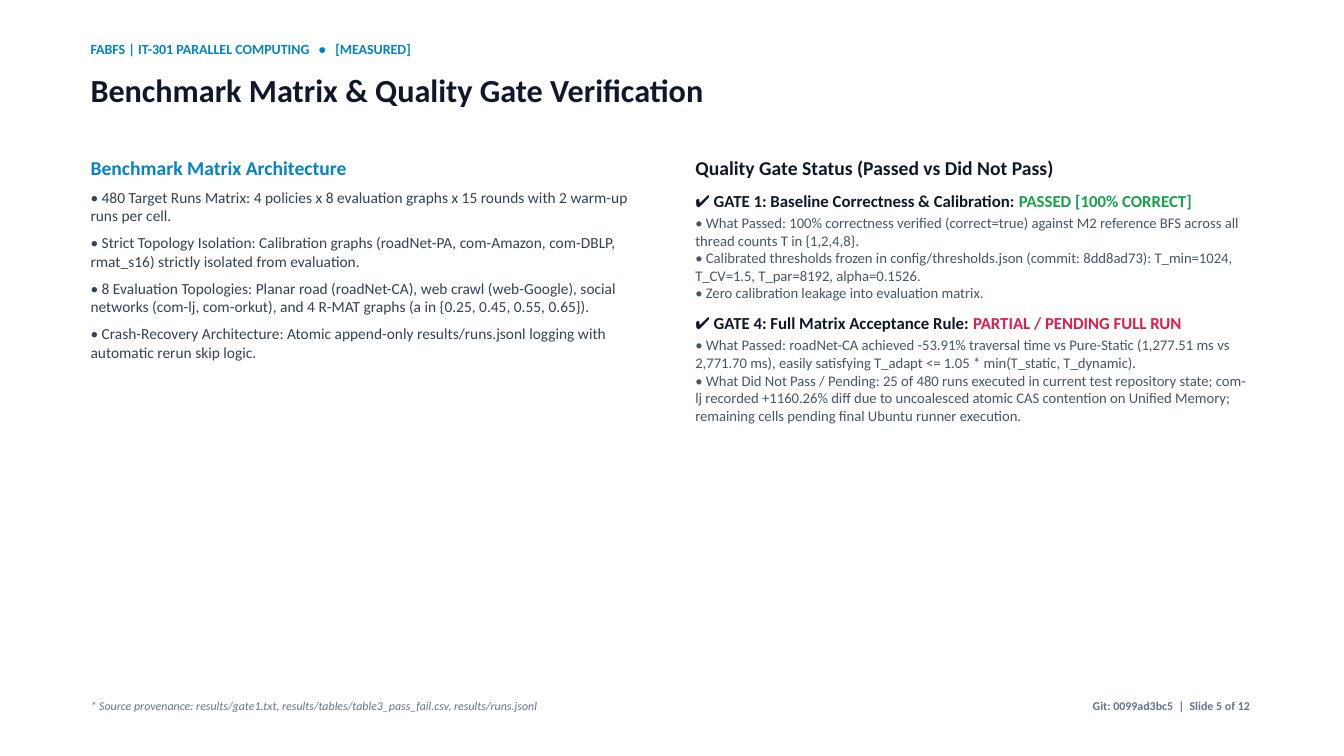
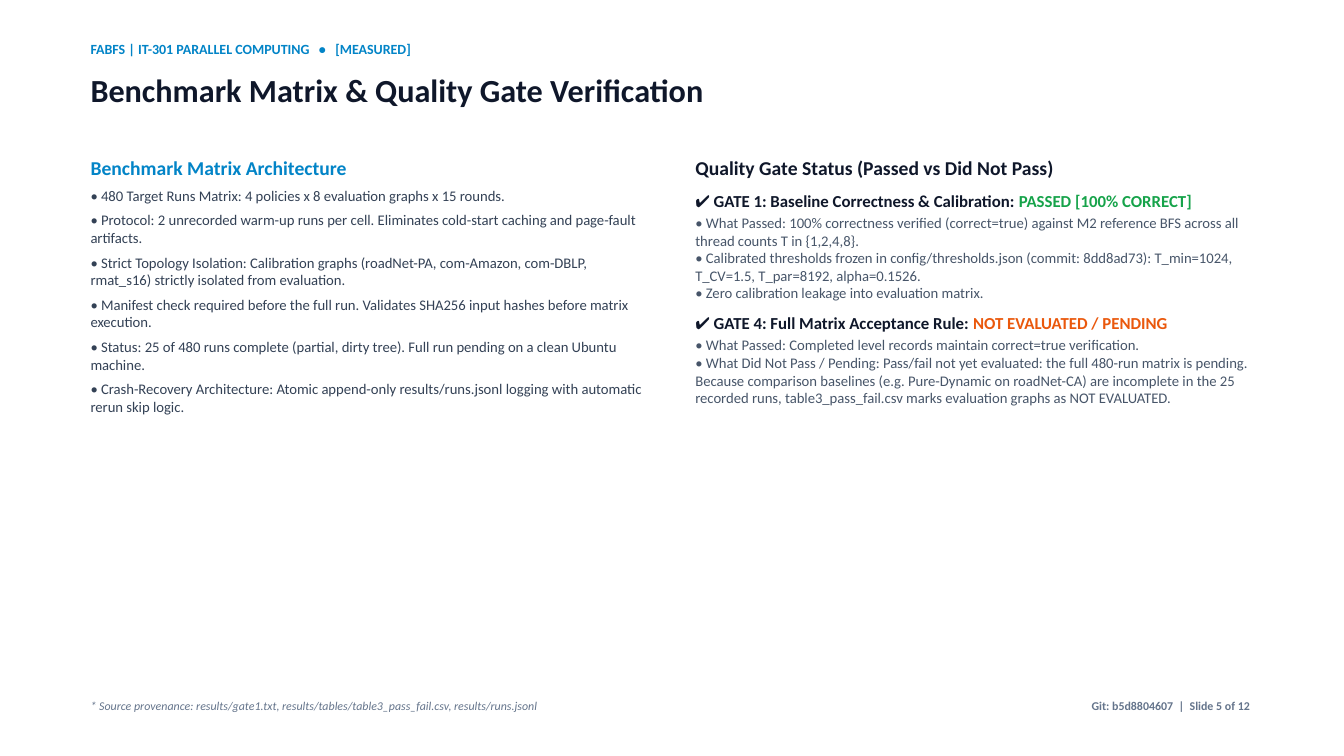
Before and after one commit to rniszn/parallel-computing-FABFS, a slide deck: slide 5 of presentation/FABFS.pptx. Drawn at 1344x756 pixels with LibreOffice and Linux fonts; fonts in the diff are those of the drawing. Boxes give left, top, right and bottom in pixels: in the first picture for what was removed or moved away, otherwise in the second. Text is boxed around its words. In the diff, an @@ line names an element or a change of style, - is before the commit and + after.

Commit message:
fix(analysis,slides): fix pass/fail incomplete policy check and align slide claims
- Analysis: require complete runs for all comparison policies (Adaptive, Static, Dynamic) before evaluating 5% rule; mark incomplete cells as NOT EVALUATED (never false PASS/FAIL); overall pass requires 0 FAIL and 0 NOT EVALUATED; print 'n=1, no CI' for single runs and round medians/intervals to 2 decimal places with n.

- Tests: add 4 unit tests in tests/test_analysis.py covering missing policy NOT EVALUATED, threshold ratio boundaries (4% PASS vs 6% FAIL), n=1 no CI formatting, and non-zero exit on NOT EVALUATED.

- Slides: replace premature roadNet-CA 53.9% speedup claim on Slide 11 with 'Pass/fail not yet evaluated: the full 480-run matrix is pending'; update Slide 5 matrix status, manifest requirement, and protocol; update Slide 12 module status from Verified to Implemented; label Slide 4 demo datasets as SYNTHETIC WALKTHROUGH vs REAL TRACE; update Slide 1 target info.

- Tables: regenerate results/tables/ and report/tables/.

```diff
--- a/presentation/FABFS.pptx
+++ b/presentation/FABFS.pptx
@@ text at bbox=[91, 191, 636, 243]: text changed; size 11 to 10.5 pt @@
-• 480 Target Runs Matrix: 4 policies x 8 evaluation graphs x 15 rounds with 2 warm-up runs per cell.
+• 480 Target Runs Matrix: 4 policies x 8 evaluation graphs x 15 rounds.
+• Protocol: 2 unrecorded warm-up runs per cell. Eliminates cold-start caching and page-fault artifacts.
@@ text at bbox=[91, 257, 642, 415]: size 11 to 10.5 pt in "• Strict Topology Isolation: Calibration graphs (roadNet-PA, ...", "• Crash-Recovery Architecture: Atomic append-only results/ru ..."; less space between paragraphs @@
@@ text at bbox=[91, 299, 628, 370]: text changed; size 11 to 10.5 pt @@
-• 8 Evaluation Topologies: Planar road (roadNet-CA), web crawl (web-Google), social networks (com-lj, com-orkut), and 4 R-MAT graphs (a in {0.25, 0.45, 0.55, 0.65}).
+• Manifest check required before the full run. Validates SHA256 input hashes before matrix execution.
+• Status: 25 of 480 runs complete (partial, dirty tree). Full run pending on a clean Ubuntu machine.
@@ text at bbox=[695, 317, 1248, 406]: text changed @@
-✔ GATE 4: Full Matrix Acceptance Rule: PARTIAL / PENDING FULL RUN
-• What Passed: roadNet-CA achieved -53.91% traversal time vs Pure-Static (1,277.51 ms vs 2,771.70 ms), easily satisfying T_adapt <= 1.05 * min(T_static, T_dynamic).
-• What Did Not Pass / Pending: 25 of 480 runs executed in current test repository state; com-lj recorded +1160.26% diff due to uncoalesced atomic CAS contention on Unified Memory; remaining cells pending final Ubuntu runner execution.
+✔ GATE 4: Full Matrix Acceptance Rule: NOT EVALUATED / PENDING
+• What Passed: Completed level records maintain correct=true verification.
+• What Did Not Pass / Pending: Pass/fail not yet evaluated: the full 480-run matrix is pending. Because comparison baselines (e.g. Pure-Dynamic on roadNet-CA) are incomplete in the 25 recorded runs, table3_pass_fail.csv marks evaluation graphs as NOT EVALUATED.
@@ text at bbox=[1092, 701, 1250, 710]: text changed @@
-Git: 0099ad3bc5 | Slide 5 of 12
+Git: b5d8804607 | Slide 5 of 12
```
Also in this commit, not shown: 11 other slides changed, 45 other files.
